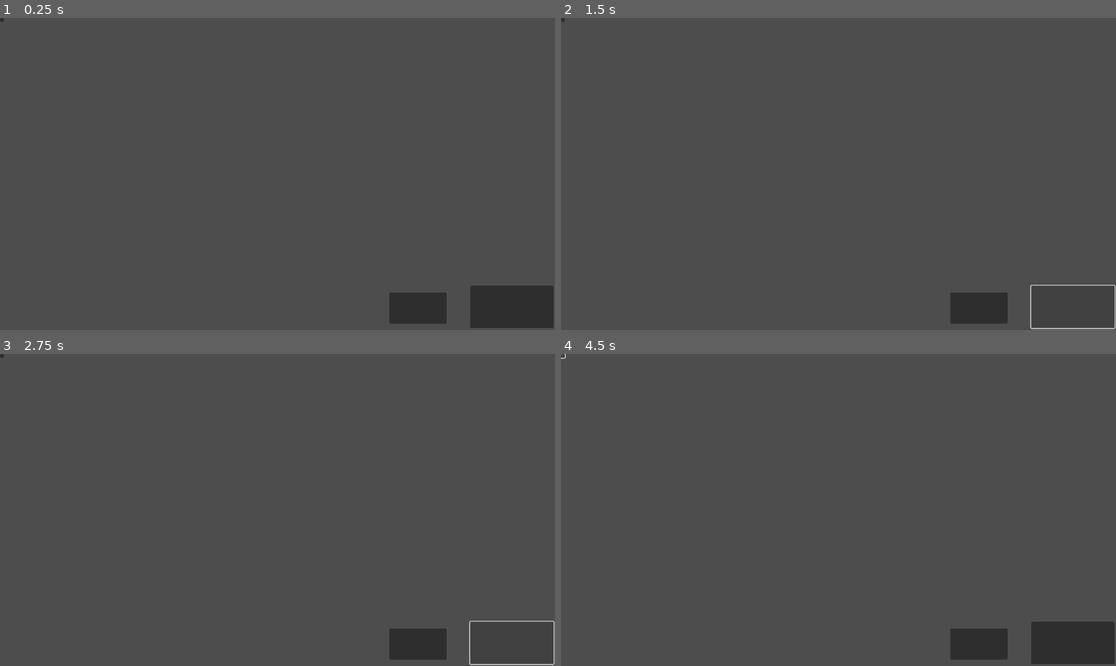
Above: before the commit, frames 1-4 (two rows, left to right).
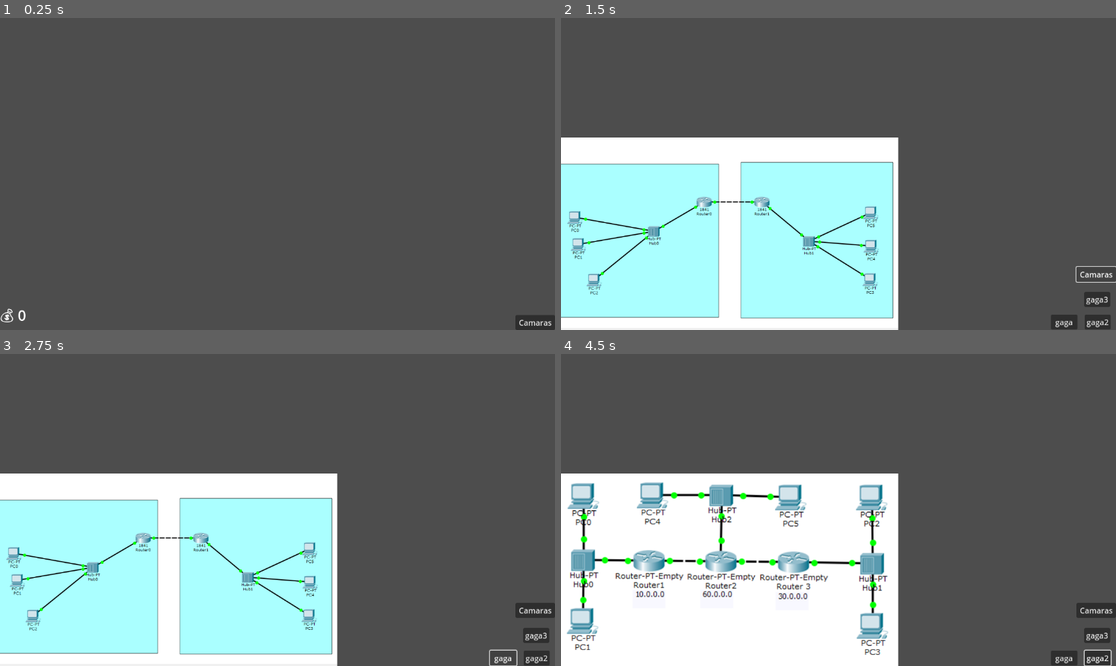
Above: after the commit, the same moments.

Repository: Rayclu/5noches
Game: Godot game, scene res://scenes/game.tscn
The game is run twice, just before and just after one commit, with the same random seed, the same clock (stepped at 60 frames per second) and the same inputs. Before the commit the project has no main scene; this scene is started directly in both runs.
Inputs (mouse positions are in pixels of both pictures, inside the frame that each line leads up to):
- Up to frame 1 (0.25 s): no input
- Up to frame 2 (1.5 s): click (1071, 308) at 0.52 s; click (1093, 323) at 1.25 s, where only the run after the commit has a clickable "Camaras"
- Up to frame 3 (2.75 s): click (505, 656) at 2 s, where only the run after the commit has a clickable "gaga"
- Up to frame 4 (4.5 s): click (977, 644) at 2.77 s; click (1099, 656) at 3.5 s, where only the run after the commit has a clickable "gaga2"; click (561, 357) at 4.27 s

The runs differ from the first frame. In frame 1, 3.0% of the frame differs, in the area x 0-100%, y 0-100%; in frame 2, 39%; in frame 3, 39%; in frame 4, 40%.
Error before the commit: Out of bounds get index '1' (on base: 'Dictionary') (res://code/gameManager.gd:25)

Commit message:
HUD implementado en el flujo principal. Parte del armado de los enemigos. Preparacion inicial del juego para manejar los niveles. Rework.

Diff:
--- a/code/enemies_scene.gd
+++ b/code/enemies_scene.gd
@@ -5,17 +5,16 @@
 const TYPES_PEOPLE = ["moto", "cobre", "resorte", "testigo", "client"]
 const ENEMIES_ROUTES = {
 	"moto": ["esquina","reja","screamer"], # <-- screamer = partida perdida
-	"cobre": ["","","screamer"],
-	"resorte": ["screamer"],
-	"testigo": ["screamer"] # <-- acá tendrían que ir las camaras en las que pueden aparecer, creo
+	"cobre": ["casa", "cables","screamer"],
+	"resorte": ["", "screamer"],
+	"testigo": ["","screamer"] # <-- acá tendrían que ir las camaras en las que pueden aparecer, creo
 }
 const FRIEND_ROUTE = ["reja"]
-var Actual_ubication = ""
 
-
-func moveEnemy(typ:String) -> Array:
+func moveEnemy(typ:String = self.type) -> Array:
 	return ENEMIES_ROUTES[typ][randi() % len(ENEMIES_ROUTES[typ])]
+func get_type():
+	return self.type
 func _ready() -> void:
-	var num = randi() % 100
-	#actualPosition = moveEnemy(self.typ) if num >= 50 else ENEMIES_ROUTES[type][0]
-	self.actualPosition = moveEnemy(self.type)[0]
+	self.actualPosition = moveEnemy()[0]
+	self.type = TYPES_PEOPLE.slice(0, len(TYPES_PEOPLE)-2).pick_random()
--- a/code/gameManager.gd
+++ b/code/gameManager.gd
@@ -1,28 +1,28 @@
 extends Node
 var camScene = preload("res://scenes/cameraScene.tscn")
-var peopleSacene = preload("res://scenes/peopleScene.tscn")
+var peopleScene = preload("res://scenes/peopleScene.tscn")
+var player_HUD = preload("res://scenes/HUD.tscn")
 @onready var CAMS = $cameras
+@onready var ENTITIES = $enemies
+
 var current_night: int = 1
 var energy:int
-const ENEMIES = {
+const ENEMIES_difficult = {
 	"1": 30,
 	"2": 50,
 	"3": 70,
 	"4": 90,
 	"Custom": 99
 }
-var enemies = []
+var ENEMIES: Dictionary = {
+
+}
 var money: int
-
-func _ready() -> void:
-	#for i in range(0, 2):
-	$cameras.add_child(camScene.instantiate())
-	self.energy = 100
-	self.money = 0
-
-
+var timer
+var ImDead: bool
+var EnemsDict:Dictionary
 func move_enemies() -> bool:
-	return ENEMIES[current_night] <= (randi_range(0, ENEMIES[str(current_night)]))
+	return ENEMIES_difficult[current_night] <= (randi_range(0, ENEMIES_difficult[str(current_night)]))
 
 
 func _process(delta: float) -> void:
@@ -32,3 +32,57 @@
 			pass
 		else:
 			pass
+
+
+func FFP() -> bool:
+	return self.ImDead
+func _ready() -> void:
+	timer = Timer.new()
+	timer.wait_time = 300
+	timer.one_shot = true
+	timer.autostart = true
+	add_child(timer)
+	get_node("player").add_child(player_HUD.instantiate())
+	var n:int
+	while(true):
+		if (n==0):
+			break
+		var exec_code = generate_enemies()
+		if exec_code == 0:
+			break
+
+
+
+func generate_enemies() -> int:
+	var enems = []
+	for i in range(0, 4):
+		var new_elem = peopleScene.instantiate()
+		if not (new_elem in enems):
+			enems.push_back(new_elem)
+		else:
+			i-=1
+
+	while (true):
+		var cl = peopleScene.instantiate()
+		get_node("npcs").add_child(cl) if cl.get_type() == "client" else null
+		if (get_node("npcs").get_child_count() != 0):
+			break
+	get_node("enemies").add_child(enems)
+	print_tree()
+	return 0
+
+func player_won_night(curr_n):
+	queue_free()
+	print("congrats!, you won this night")
+
+func _on_Timer_timeout():
+	player_won_night(current_night)
+
+func chargeCams():
+	var camsNode = get_node("cameras")
+	if (camsNode == null):
+		var QUEMIERDAESGAGAHIJODEPUTAPONENOMBRESNORMALESPORFAVORTELOPIDO_JDKSJDKSJDKSJDKSJDKSDJK = camScene.instantiate()
+		#Acá no termino de entender en que nodo debo de agregar lso hijos
+		get_node("").add_child(QUEMIERDAESGAGAHIJODEPUTAPONENOMBRESNORMALESPORFAVORTELOPIDO_JDKSJDKSJDKSJDKSJDKSDJK)
+	else:
+		camsNode.queue_free()
--- a/project.godot
+++ b/project.godot
@@ -11,6 +11,7 @@
 [application]
 
 config/name="5noches"
+run/main_scene="uid://bei4f63fm8l0a"
 config/features=PackedStringArray("4.4", "Forward Plus")
 config/icon="res://icon.svg"
 
--- a/scenes/enemiesScene.tscn
+++ /dev/null
@@ -1,6 +0,0 @@
-[gd_scene load_steps=2 format=3 uid="uid://dnouwcwrv6vsd"]
-
-[ext_resource type="Script" uid="uid://bo5lbhgd0kdgc" path="res://code/enemies_scene.gd" id="1_wk5ma"]
-
-[node name="Enemies" type="Node2D"]
-script = ExtResource("1_wk5ma")
--- a/scenes/game.tscn
+++ b/scenes/game.tscn
@@ -1,6 +1,5 @@
-[gd_scene load_steps=4 format=3 uid="uid://bei4f63fm8l0a"]
+[gd_scene load_steps=3 format=3 uid="uid://bei4f63fm8l0a"]
 
-[ext_resource type="Script" uid="uid://t30l6w3rvx6n" path="res://code/time.gd" id="1_uwrxv"]
 [ext_resource type="Script" uid="uid://dioi27mm7r0sg" path="res://code/gameManager.gd" id="1_yqjtg"]
 
 [sub_resource type="GDScript" id="GDScript_yqjtg"]
@@ -10,9 +9,6 @@
 [node name="gameManager" type="Node"]
 script = ExtResource("1_yqjtg")
 
-[node name="time" type="Node" parent="."]
-script = ExtResource("1_uwrxv")
-
 [node name="player" type="Node" parent="."]
 
 [node name="npcs" type="Node" parent="."]
--- a/scenes/peopleScene.tscn
+++ b/scenes/peopleScene.tscn
@@ -1,3 +1,6 @@
-[gd_scene format=3 uid="uid://blfhcj15do7bg"]
+[gd_scene load_steps=2 format=3 uid="uid://blfhcj15do7bg"]
+
+[ext_resource type="Script" uid="uid://bo5lbhgd0kdgc" path="res://code/enemies_scene.gd" id="1_fs7tl"]
 
 [node name="PeopleScene" type="Node2D"]
+script = ExtResource("1_fs7tl")
Not shown: 1 places in scenes/HUD.tscn that only renumber resources
